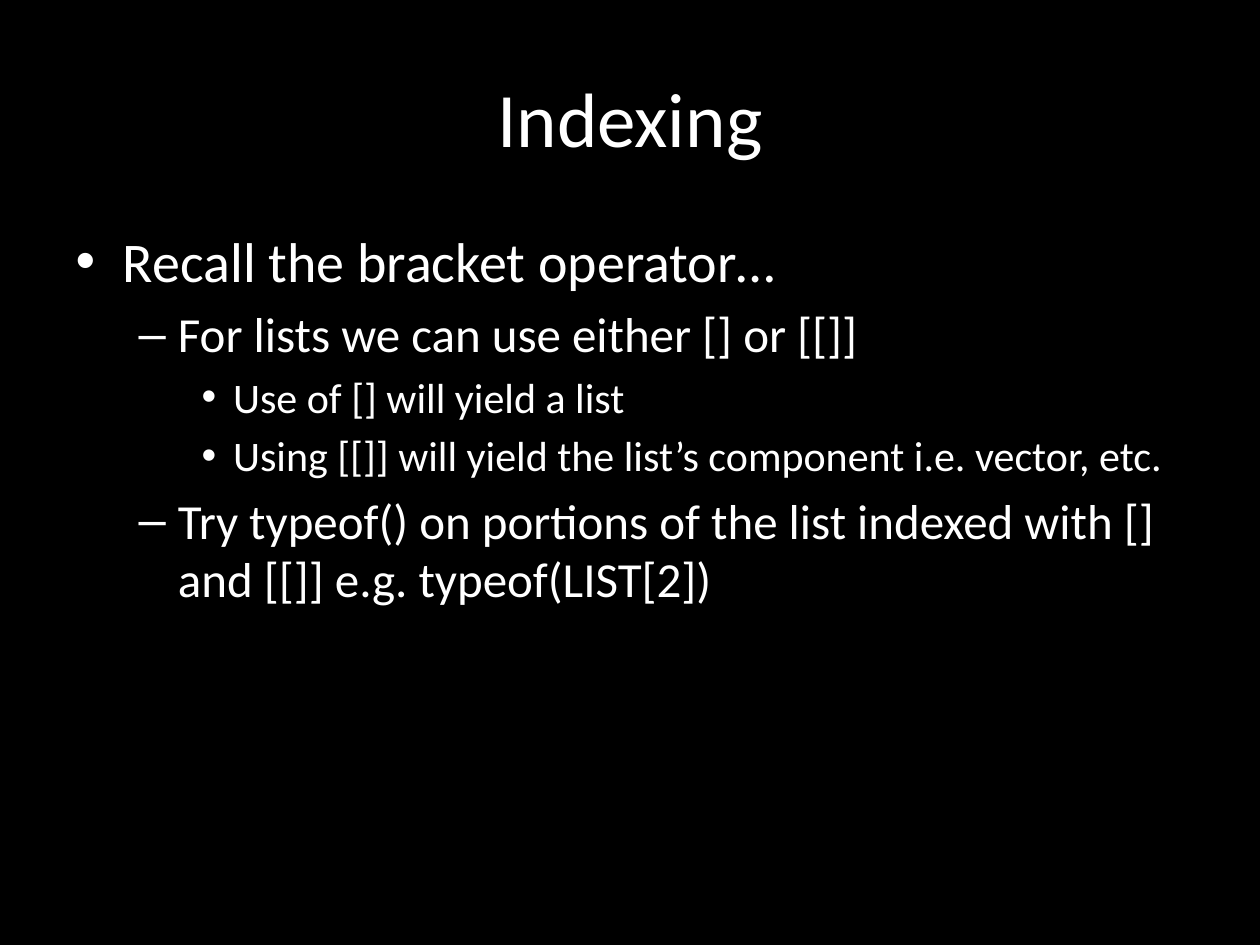
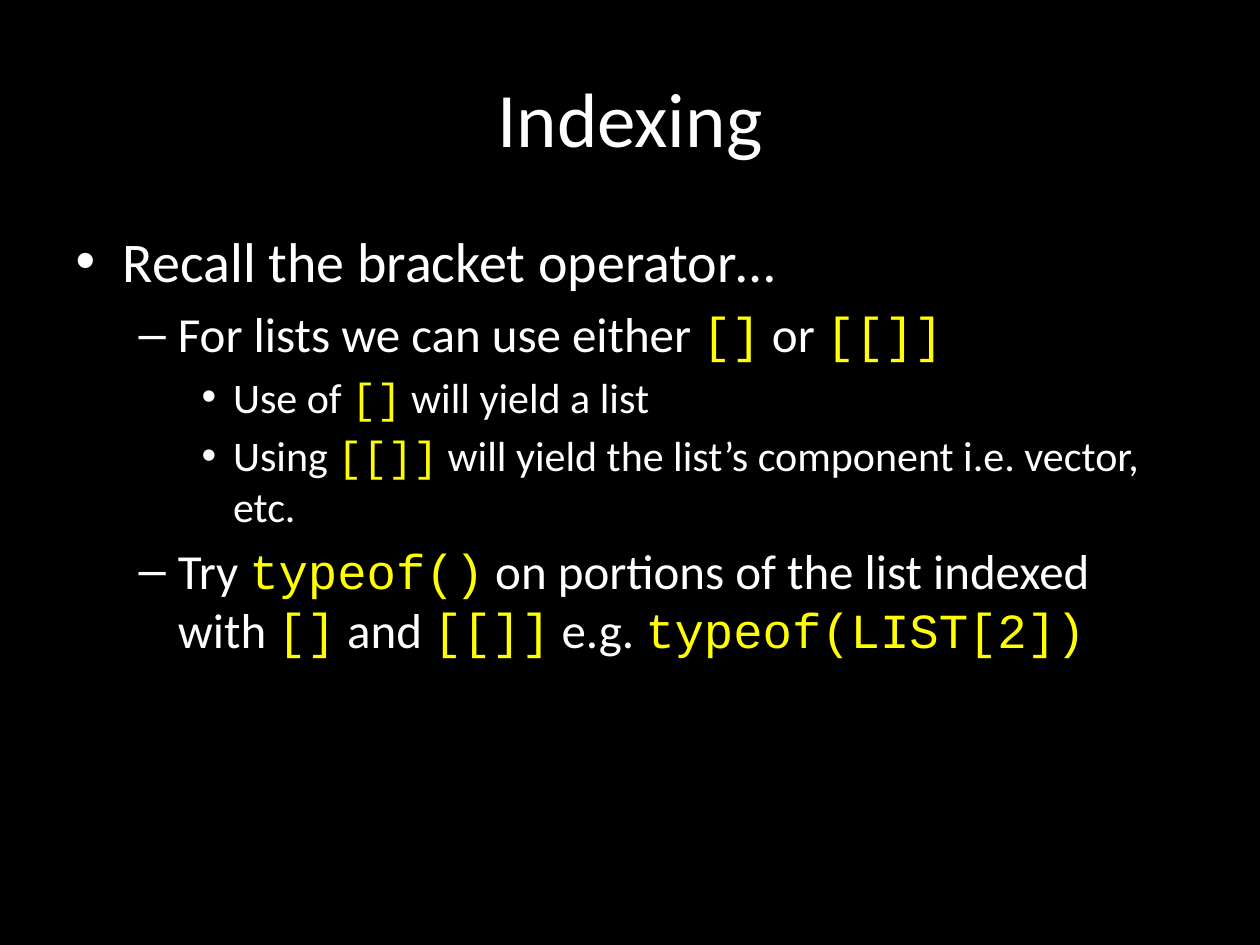
Before and after one commit to obroma/WMGtraining, a slide deck: slide 65 of r-data-structures.pptx. Drawn at 1260x945 pixels with LibreOffice and Linux fonts; fonts in the diff are those of the drawing. Boxes give left, top, right and bottom in pixels: in the first picture for what was removed or moved away, otherwise in the second. Text is boxed around its words. In the diff, an @@ line names an element or a change of style, - is before the commit and + after.

```diff
--- a/r-data-structures.pptx
+++ b/r-data-structures.pptx
@@ text at box(178, 318, 1139, 659): font Calibri to Courier New, text colour #FFFFFF to #FFFF00 in "[] [[]]", "[]", "[[]]", "typeof() [] [[]] typeof(LIST[2])" @@
```
Also in this commit, not shown: 3 other slides changed, 1 slide added.
